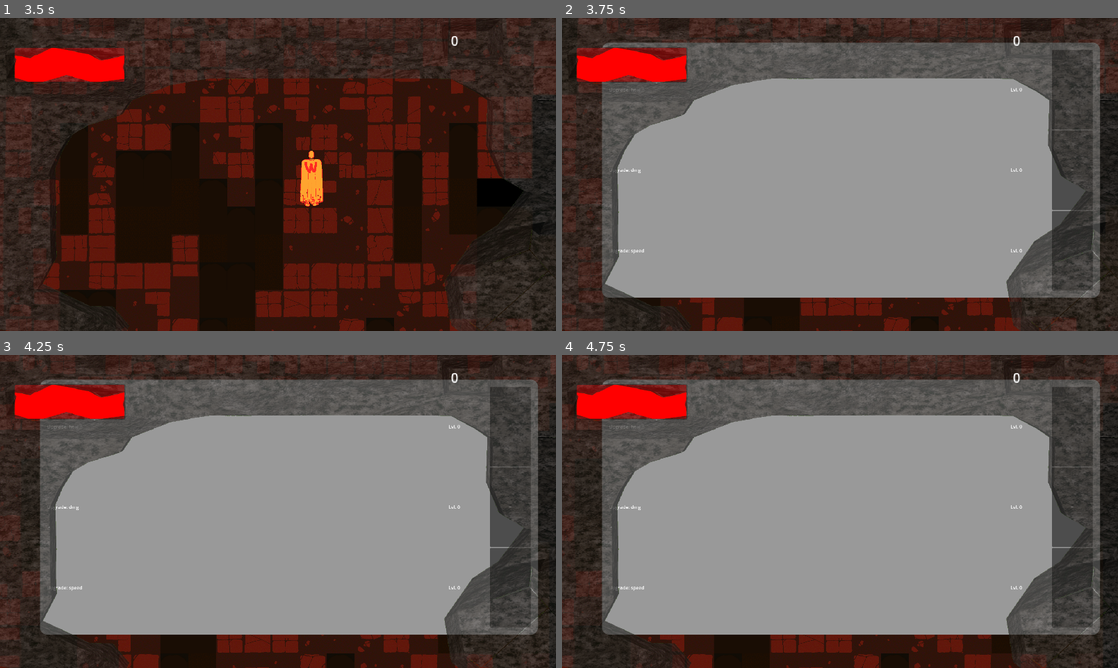
Above: before the commit, frames 1-4 (two rows, left to right).
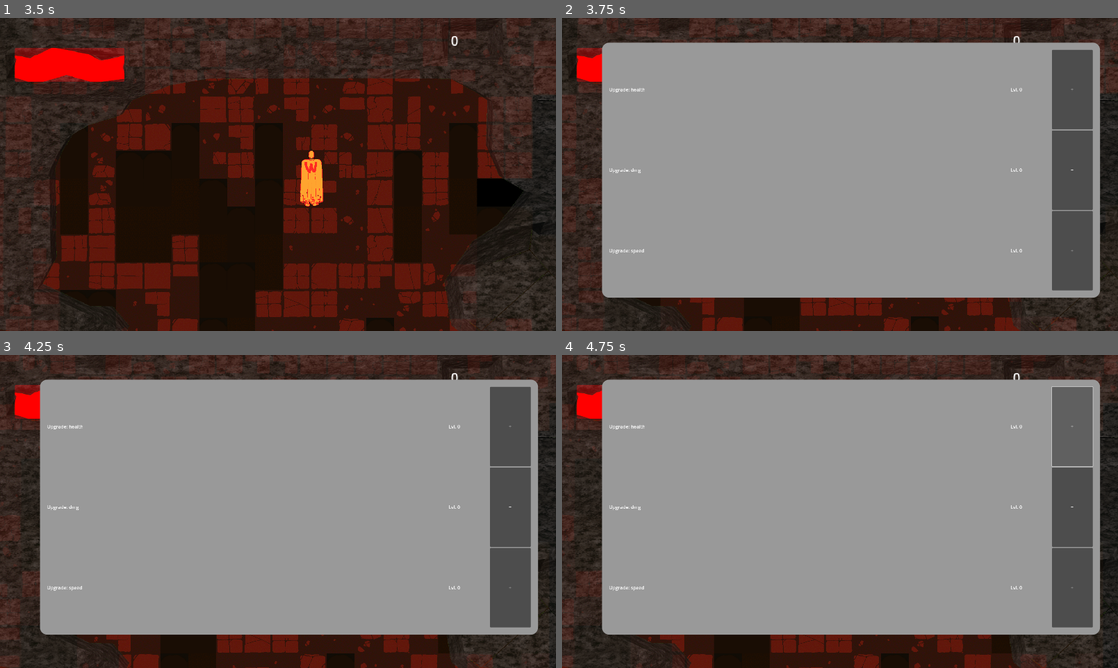
Above: after the commit, the same moments.

Repository: jible/capstone
Game: Godot game, scene res://scenes/testScenes/main_menu.tscn
The game is run twice, just before and just after one commit, with the same random seed, the same clock (stepped at 60 frames per second) and the same inputs. The engine's default icon, where the game draws it, is replaced by a stand-in: a white triangle on a blue panel in a dark square.
Inputs (mouse positions are in pixels of both pictures, inside the frame that each line leads up to):
- Up to frame 1 (3.5 s): click "Play" at 0.5 s; move the mouse to (400, 158) at 1.27 s; hold Right (right) 1.28-2.03 s; hold Space (attack) 1.28-2.03 s; move the mouse to (166, 190) at 2.02 s; hold Down (down) 2.03-2.78 s; tap Space (attack) at 2.1 s; move the mouse to (333, 105) at 2.77 s; hold Right (right) from 2.78 s (still down); hold Space (attack) from 2.78 s (still down)
- Up to frame 2 (3.75 s): move the mouse to (812, 237) at 3.52 s; release Right (right) at 3.53 s; release Space (attack) at 3.53 s; hold Tab (OpenUpgrades) from 3.53 s (still down); tap Space (attack) at 3.6 s
- Up to frame 3 (4.25 s): keep holding Tab (OpenUpgrades)
- Up to frame 4 (4.75 s): release Tab (OpenUpgrades) at 4.25 s; click "+" at 4.25 s

Frame 1 is identical in both runs. In frame 2, 19% of the frame differs, in the area x 7-97%, y 7-90%; in frame 3, 19%; in frame 4, 20%.

Commit message:
option menu buttons, hud and pause tweaks

Diff:
--- a/scenes/prefabs/ui_elements/HUD.tscn
+++ b/scenes/prefabs/ui_elements/HUD.tscn
@@ -22,14 +22,6 @@
 grow_horizontal = 2
 grow_vertical = 2
 script = ExtResource("1_ndg1h")
-
-[node name="StatUpgradeUi" parent="." instance=ExtResource("4_0nay5")]
-visible = false
-layout_mode = 1
-offset_left = 38.0
-offset_top = -15.0
-offset_right = 38.0
-offset_bottom = -15.0
 
 [node name="Border" type="Control" parent="."]
 layout_mode = 1
@@ -159,6 +151,14 @@
 size_flags_stretch_ratio = 0.75
 text = "0"
 
+[node name="StatUpgradeUi" parent="." instance=ExtResource("4_0nay5")]
+visible = false
+layout_mode = 1
+offset_left = 38.0
+offset_top = -15.0
+offset_right = 38.0
+offset_bottom = -15.0
+
 [node name="PauseMenu" parent="." instance=ExtResource("5_csnww")]
 visible = false
 layout_mode = 1
--- a/scenes/prefabs/ui_elements/option_menu.tscn
+++ b/scenes/prefabs/ui_elements/option_menu.tscn
@@ -11,6 +11,20 @@
 grow_vertical = 2
 script = ExtResource("1_35bgc")
 
+[node name="Header" type="Label" parent="."]
+layout_mode = 1
+anchors_preset = 5
+anchor_left = 0.5
+anchor_right = 0.5
+offset_left = -159.0
+offset_top = 132.0
+offset_right = 159.0
+offset_bottom = 201.0
+grow_horizontal = 2
+theme_override_font_sizes/font_size = 50
+text = "Option Menu"
+horizontal_alignment = 1
+
 [node name="VBoxContainer" type="VBoxContainer" parent="."]
 layout_mode = 1
 anchors_preset = 8
@@ -18,16 +32,37 @@
 anchor_top = 0.5
 anchor_right = 0.5
 anchor_bottom = 0.5
-offset_left = -20.0
-offset_top = -20.0
-offset_right = 20.0
-offset_bottom = 20.0
+offset_left = -64.5
+offset_top = -46.5
+offset_right = 64.5
+offset_bottom = 46.5
 grow_horizontal = 2
 grow_vertical = 2
 
-[node name="Label" type="Label" parent="VBoxContainer"]
+[node name="RemapButton" type="Button" parent="VBoxContainer"]
 layout_mode = 2
-text = "Option Menu"
+text = "Controls
+"
+
+[node name="FilterText" type="Label" parent="VBoxContainer"]
+layout_mode = 2
+size_flags_horizontal = 0
+text = "Colorblind Filter:"
+
+[node name="OptionButton" type="OptionButton" parent="VBoxContainer"]
+layout_mode = 2
+selected = 0
+allow_reselect = true
+item_count = 3
+popup/item_0/text = "None"
+popup/item_1/text = "B&W"
+popup/item_1/id = 1
+popup/item_2/text = "Protanopia"
+popup/item_2/id = 2
+
+[node name="ResetStatButton" type="Button" parent="VBoxContainer"]
+layout_mode = 2
+text = "Reset Stats"
 
 [node name="BackButton" type="Button" parent="VBoxContainer"]
 layout_mode = 2
--- a/scenes/prefabs/ui_elements/pause_menu.tscn
+++ b/scenes/prefabs/ui_elements/pause_menu.tscn
@@ -43,10 +43,10 @@
 layout_mode = 2
 text = "Quit"
 
-[node name="OptionMenu" parent="." node_paths=PackedStringArray("pause_menu") instance=ExtResource("2_piomc")]
+[node name="OptionMenu" parent="." node_paths=PackedStringArray("previous_menu") instance=ExtResource("2_piomc")]
 visible = false
 layout_mode = 1
-pause_menu = NodePath("../PauseMenu")
+previous_menu = NodePath("../PauseMenu")
 
 [connection signal="pressed" from="PauseMenu/VBoxContainer/OptionsToggle" to="." method="_on_options_toggle_pressed"]
 [connection signal="pressed" from="PauseMenu/VBoxContainer/ResumeToggle" to="." method="_on_resume_toggle_pressed"]
--- a/scripts/for_scenes/option_menu.gd
+++ b/scripts/for_scenes/option_menu.gd
@@ -1,7 +1,7 @@
 extends Control
 
-@export var pause_menu: Control
+@export var previous_menu: Control
 
 func _on_back_button_pressed() -> void:
 	self.hide()
-	pause_menu.show()
+	previous_menu.show()
